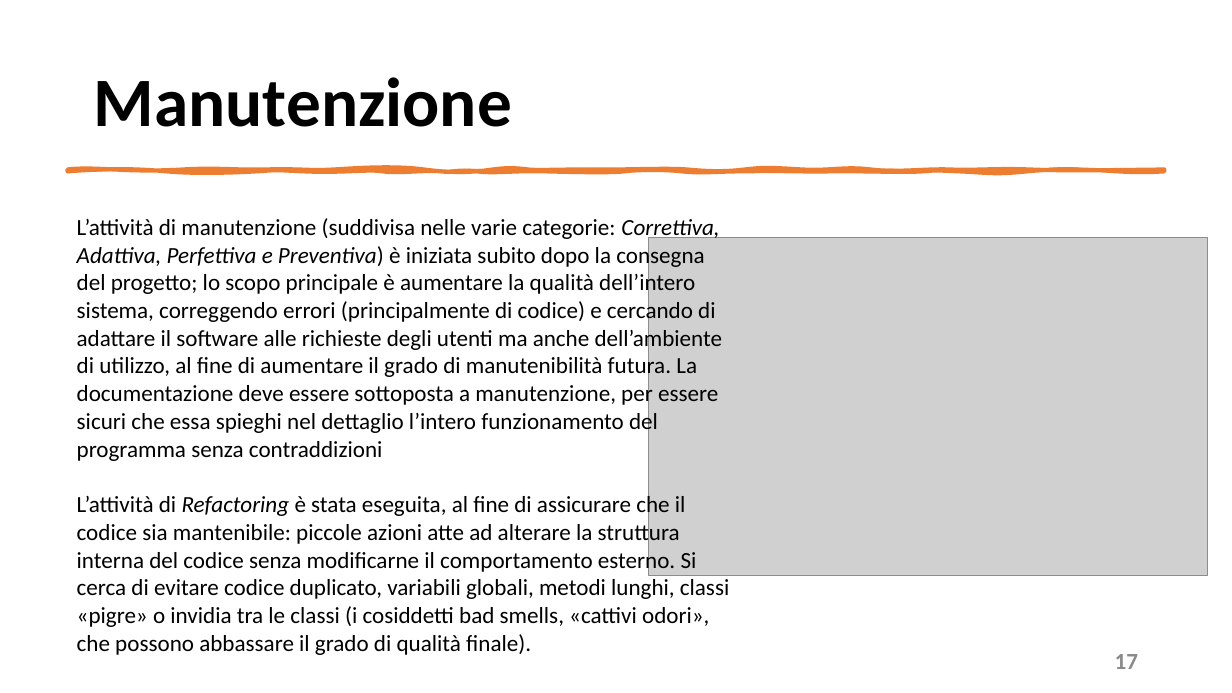
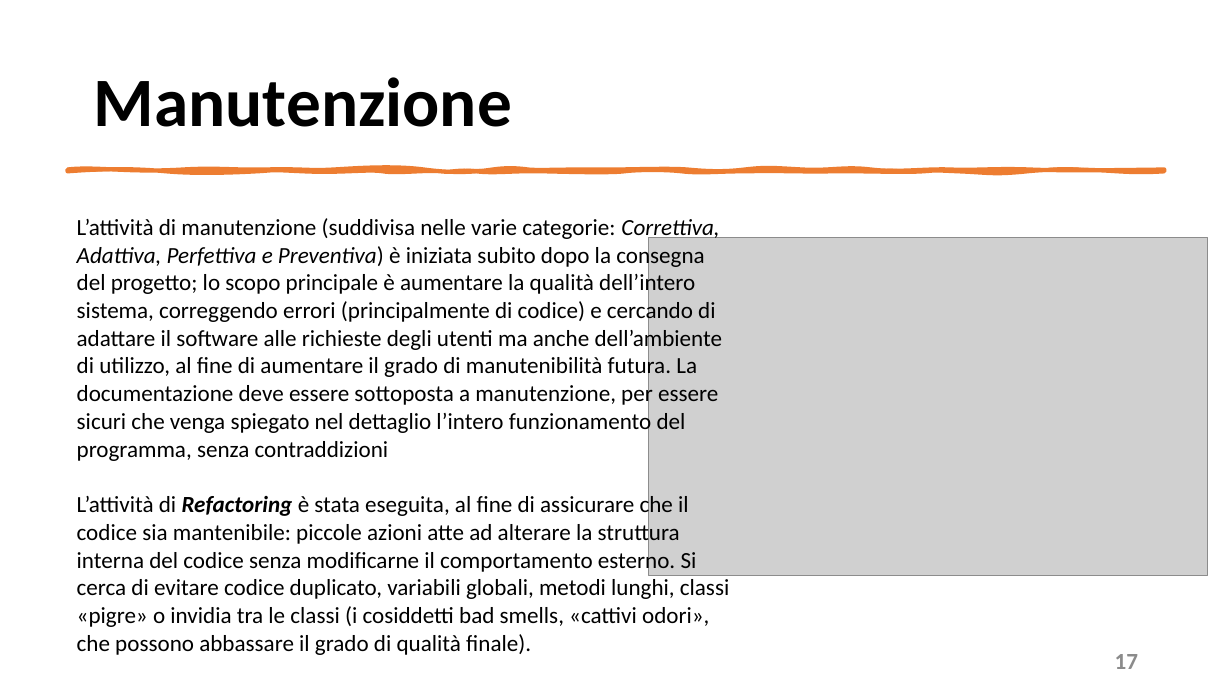
Before and after one commit to mangilimatteo/Progetto_Ingegneria_Software_Cattaneo_Mangili_Saini, a slide deck: slide 17 of Presentazione/Presentazione_Progetto.pptx. Drawn at 1232x693 pixels with LibreOffice and Linux fonts; fonts in the diff are those of the drawing; grey boxes stand for pictures. Boxes give left, top, right and bottom in pixels: in the first picture for what was removed or moved away, otherwise in the second. Text is boxed around its words. In the diff, an @@ line names an element or a change of style, - is before the commit and + after.

Commit message:
Update Presentazione Progetto

```diff
--- a/Presentazione/Presentazione_Progetto.pptx
+++ b/Presentazione/Presentazione_Progetto.pptx
@@ text at [77, 218, 723, 461]: text changed @@
-L’attività di manutenzione (suddivisa nelle varie categorie: Correttiva, Adattiva, Perfettiva e Preventiva) è iniziata subito dopo la consegna del progetto; lo scopo principale è aumentare la qualità dell’intero sistema, correggendo errori (principalmente di codice) e cercando di adattare il software alle richieste degli utenti ma anche dell’ambiente di utilizzo, al fine di aumentare il grado di manutenibilità futura. La documentazione deve essere sottoposta a manutenzione, per essere sicuri che essa spieghi nel dettaglio l’intero funzionamento del programma senza contraddizioni
+L’attività di manutenzione (suddivisa nelle varie categorie: Correttiva, Adattiva, Perfettiva e Preventiva) è iniziata subito dopo la consegna del progetto; lo scopo principale è aumentare la qualità dell’intero sistema, correggendo errori (principalmente di codice) e cercando di adattare il software alle richieste degli utenti ma anche dell’ambiente di utilizzo, al fine di aumentare il grado di manutenibilità futura. La documentazione deve essere sottoposta a manutenzione, per essere sicuri che venga spiegato nel dettaglio l’intero funzionamento del programma, senza contraddizioni
@@ text at [77, 493, 729, 655]: bold on in "Refactoring" @@
```
Also in this commit, not shown: 11 other slides changed.
